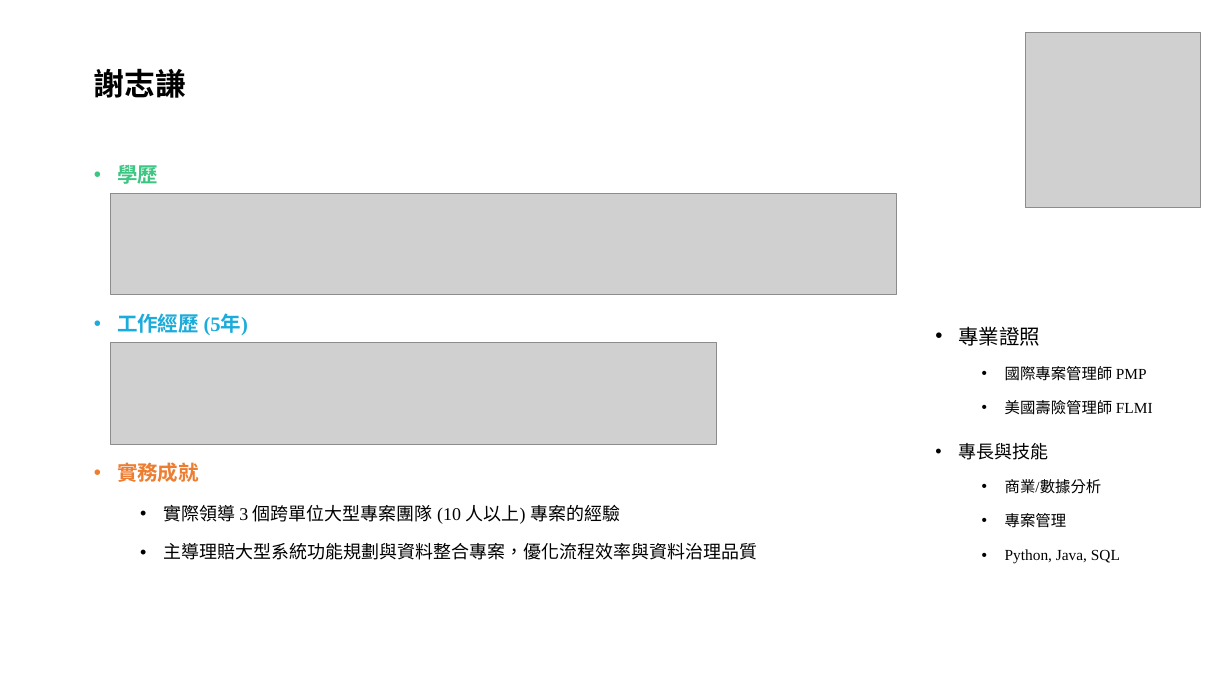
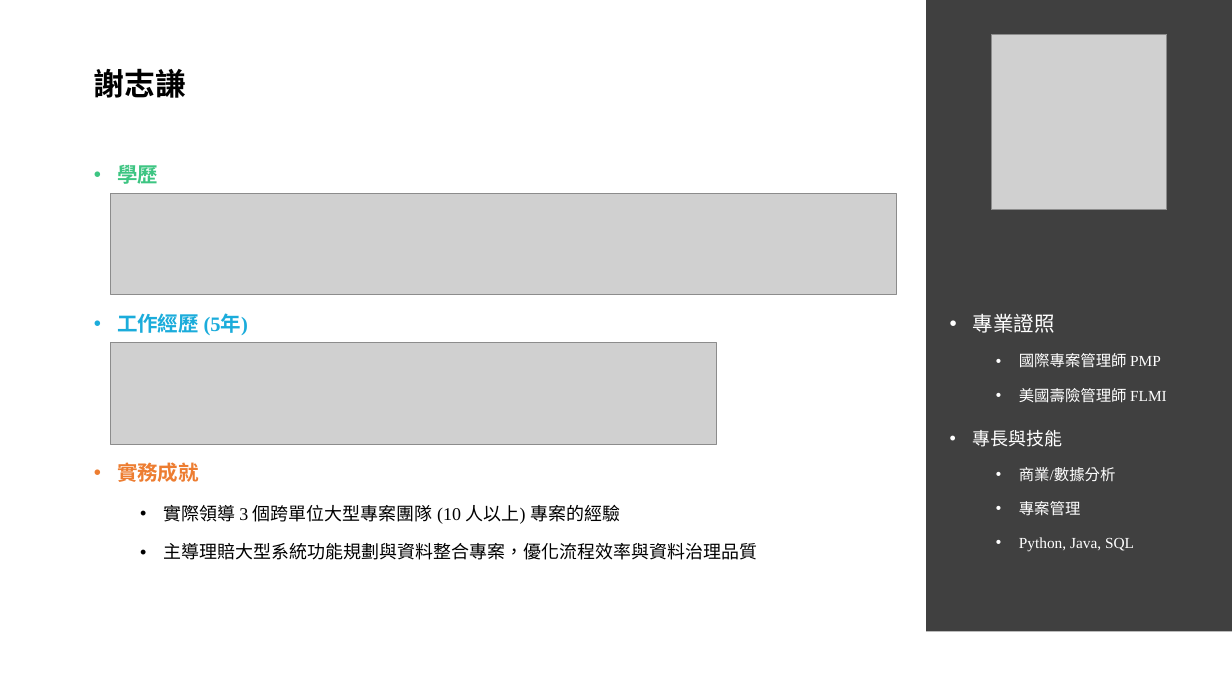
Before and after one commit to twcch/twcch, a slide deck: slide 3 of 博士班備審資料報告.pptx. Drawn at 1232x693 pixels with LibreOffice and Linux fonts; fonts in the diff are those of the drawing; grey boxes stand for pictures; background and template pictures are left out. Boxes give left, top, right and bottom in pixels: in the first picture for what was removed or moved away, otherwise in the second. Text is boxed around its words. In the diff, an @@ line names an element or a change of style, - is before the commit and + after.

```diff
--- a/博士班備審資料報告.pptx
+++ b/博士班備審資料報告.pptx
@@ rectangle added at [926,0,1232,631], fill #404040 @@
@@ picture: place and size @@
-picture at [1025,32,1201,208]
+picture at [992,34,1167,210]
@@ text "專業證照": place and size @@
-text "專業證照" at [958,326,1153,564]
+text "專業證照" at [973,313,1167,552]
@@ text "專業證照" at [973,313,1167,552]: text colour #000000 to #FFFFFF @@
```
Also in this commit, not shown: 4 other slides changed, 1 other file.
